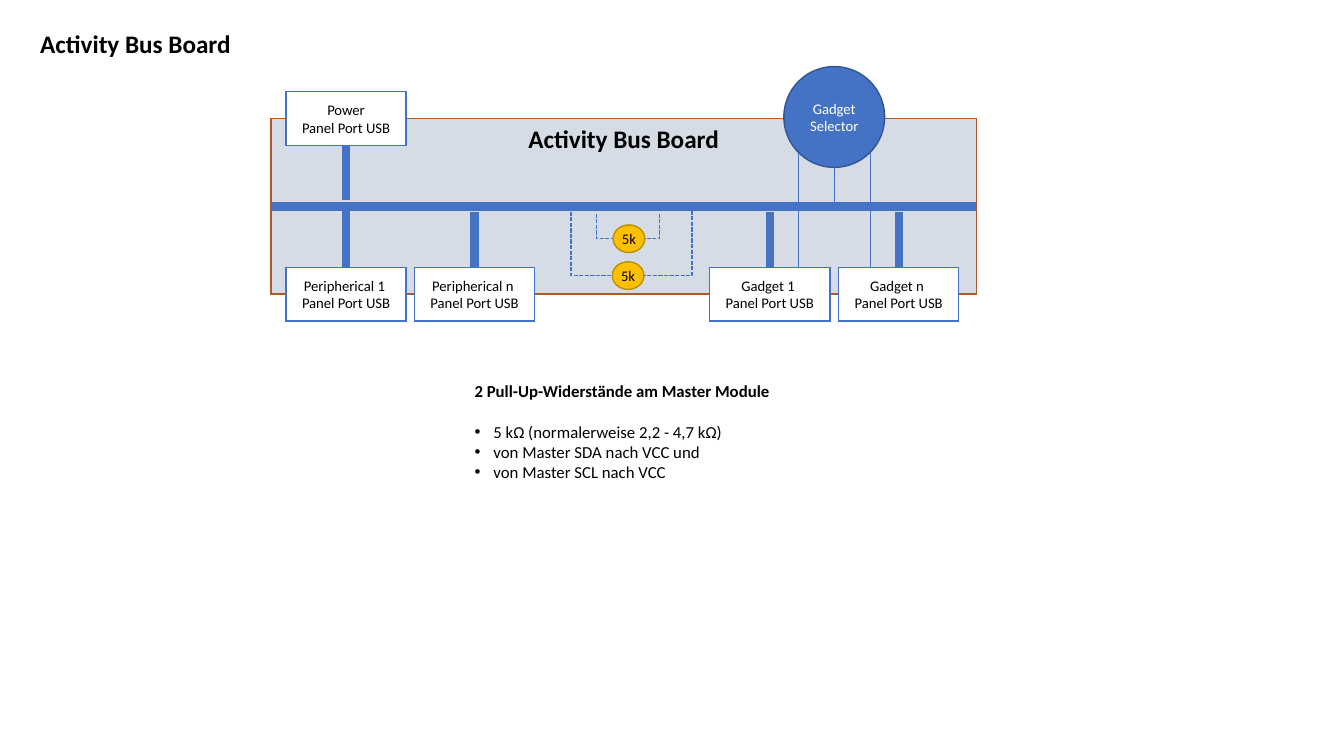
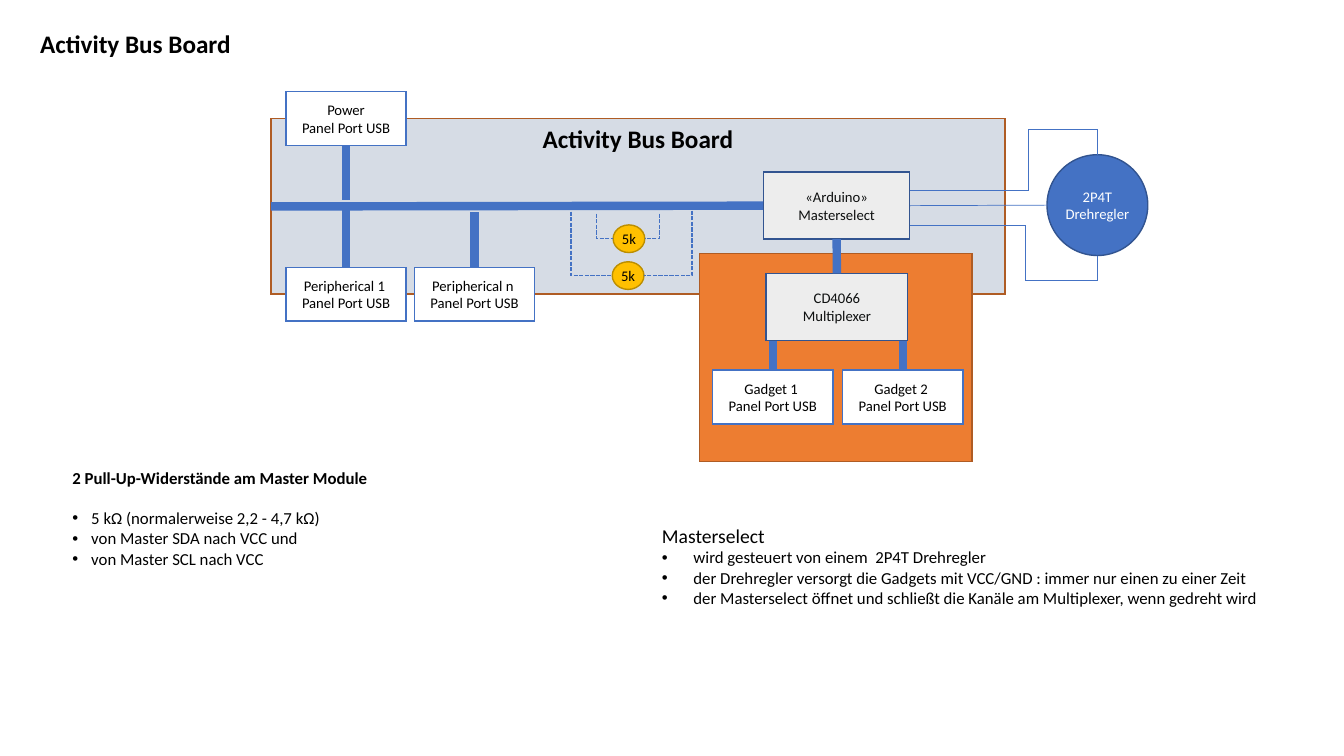
Before and after one commit to jeskes/activityboard, a slide deck: slide 6 of Activityboard.pptx. Drawn at 1344x756 pixels with LibreOffice and Linux fonts; fonts in the diff are those of the drawing. Boxes give left, top, right and bottom in pixels: in the first picture for what was removed or moved away, otherwise in the second. Text is boxed around its words. In the diff, an @@ line names an element or a change of style, - is before the commit and + after.

```diff
--- a/Activityboard.pptx
+++ b/Activityboard.pptx
@@ ellipse removed at [784, 67, 885, 167] @@
-Gadget
-Selector
@@ rectangle "Activity Bus Board": place and size @@
-rectangle "Activity Bus Board" at [271, 119, 977, 294]
+rectangle "Activity Bus Board" at [271, 119, 1005, 294]
@@ elbow line added from (1098, 155) to (899, 191), #4472C4 0.5 pt @@
@@ rectangle added at [764, 172, 910, 239], fill #EDEDED, outline #325491 1 pt, 10.5 pt, text #0F1111 @@
+«Arduino»
+Masterselect
@@ line removed from (870, 152) to (870, 267) @@
@@ ellipse added at [1048, 155, 1148, 256], fill #4472C4, outline #325491 1 pt, 10.5 pt, text #FFFFFF @@
+2P4T
+Drehregler
@@ line moved from (271, 207) - (977, 207) to (271, 207) - (764, 206) @@
@@ line moved from (799, 152) - (799, 267) to (1048, 206) - (909, 206) @@
@@ line moved from (835, 167) - (835, 207) to (837, 239) - (837, 273) @@
@@ line (837, 239) - (837, 273): stroke #4472C4 0.5 pt to #4472C4 6 pt @@
@@ elbow line added from (1098, 256) to (899, 225), #4472C4 0.5 pt @@
@@ rectangle added at [700, 254, 972, 462], fill #ED7D31, outline #AF5C24 1 pt @@
@@ rectangle added at [766, 273, 908, 340], fill #EDEDED, outline #325491 1 pt, 10.5 pt, text #0F1111 @@
+CD4066
+Multiplexer
@@ 2 rectangles, 2 lines: place and size @@
-2 rectangles, 2 lines at [710, 213, 959, 321]
+2 rectangles, 2 lines at [713, 316, 963, 423]
@@ text in rectangle at [859, 383, 947, 411]: text changed @@
-Gadget n
-Panel Port USB
+Gadget 2
+Panel Port USB
@@ text "2 Pull-Up-Widerstände am Master Module": place and size @@
-text "2 Pull-Up-Widerstände am Master Module" at [475, 385, 769, 478]
+text "2 Pull-Up-Widerstände am Master Module" at [72, 472, 367, 565]
@@ text added at [662, 529, 1256, 607], 12 pt, text #000000 @@
+Masterselect
+• wird gesteuert von einem 2P4T Drehregler
+• der Drehregler versorgt die Gadgets mit VCC/GND : immer nur einen zu einer Zeit
+• der Masterselect öffnet und schließt die Kanäle am Multiplexer, wenn gedreht wird
```
Also in this commit, not shown: 1 other slide changed, 2 slides added.
